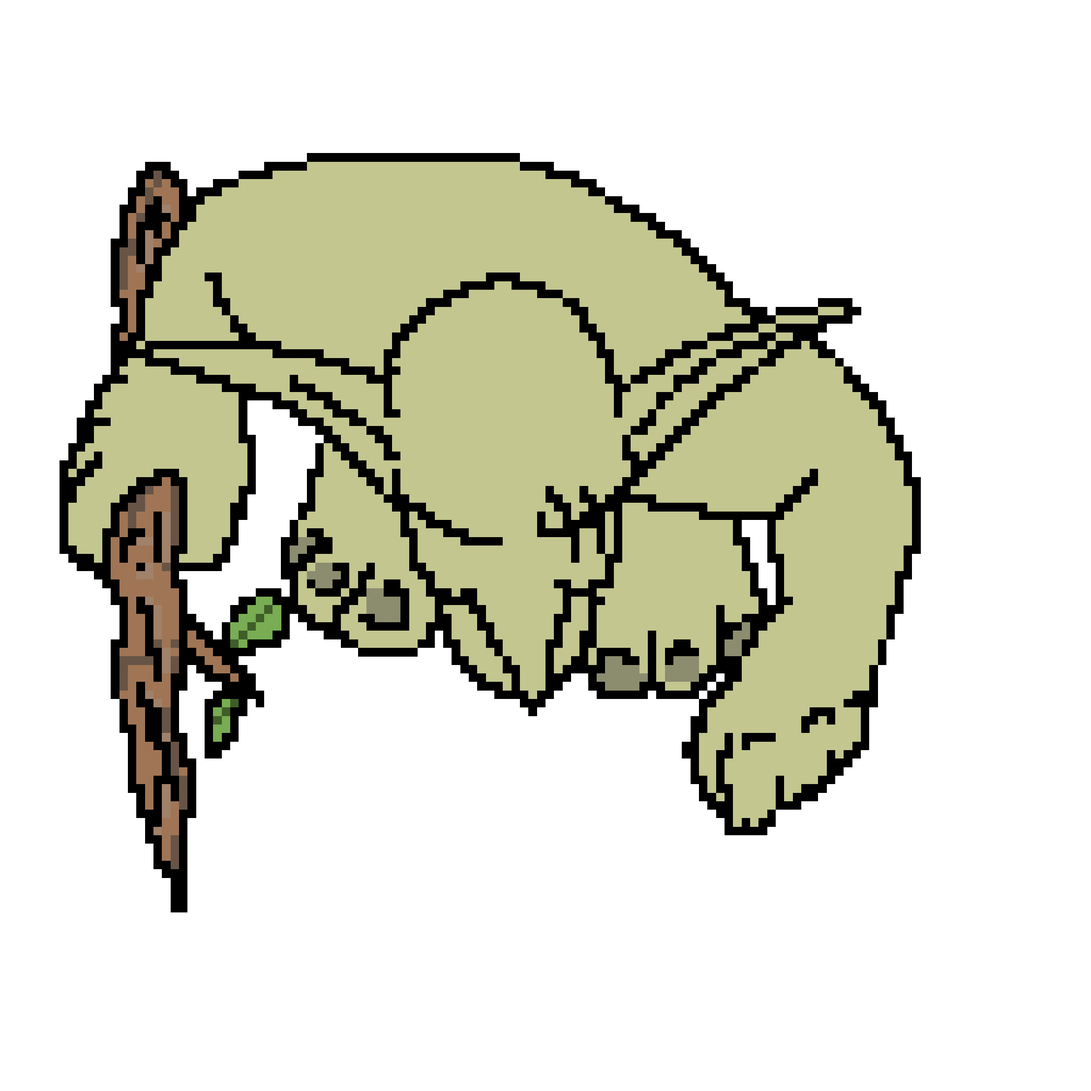
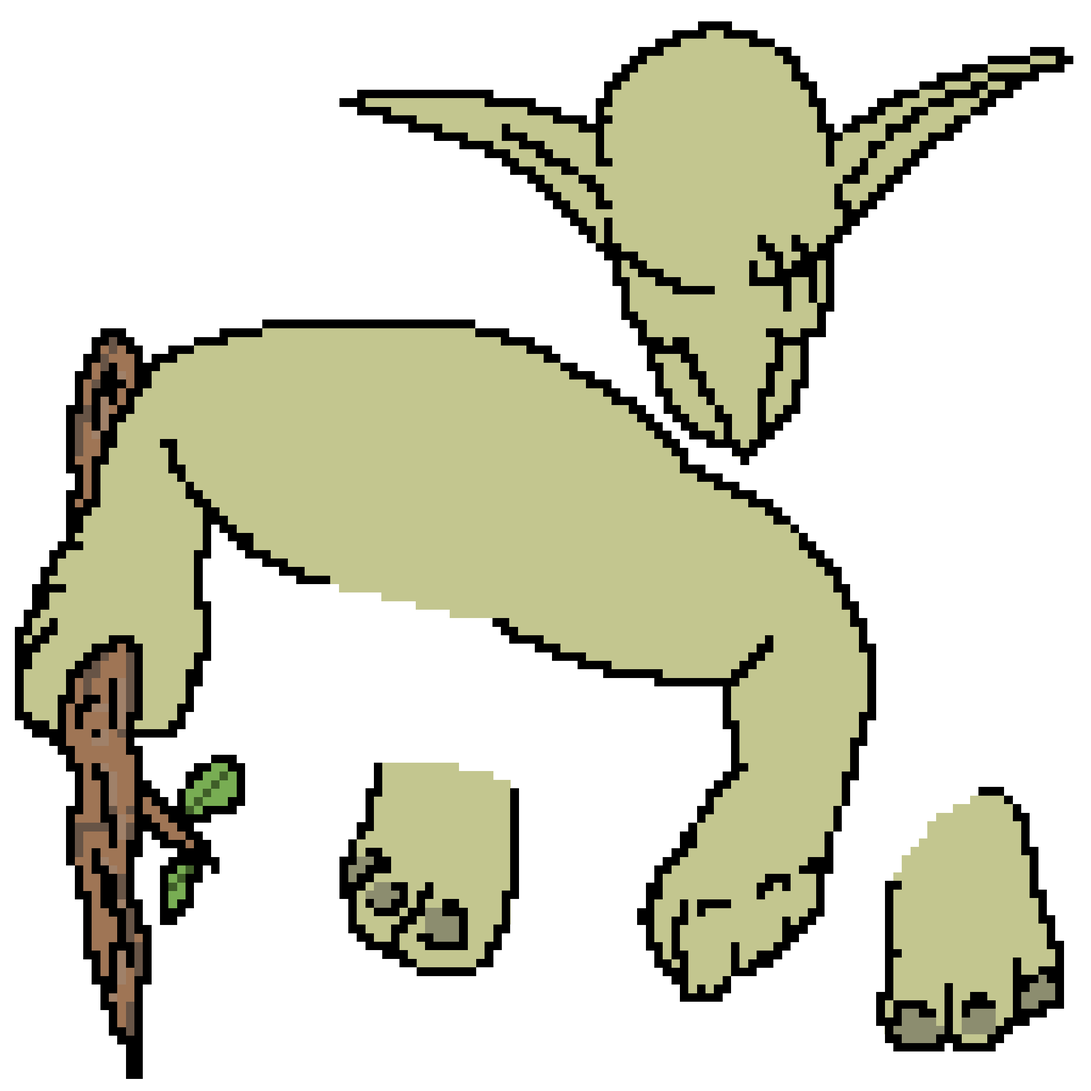
Two versions of the same layered image (1091 × 1091). Layer-by-layer changes:
removed layer "head2" over (127, 272, 862, 717)
painted on "colour head" over (153, 21, 1074, 709)
removed layer "body" over (59, 153, 922, 913)
painted on "colour body" over (14, 153, 922, 1080)
removed layer "Feet_R" over (579, 434, 768, 700)
painted on "cfr" over (588, 443, 1065, 1052)
removed layer "feet_L" over (281, 443, 461, 657)
painted on "cfl" over (289, 443, 520, 977)
